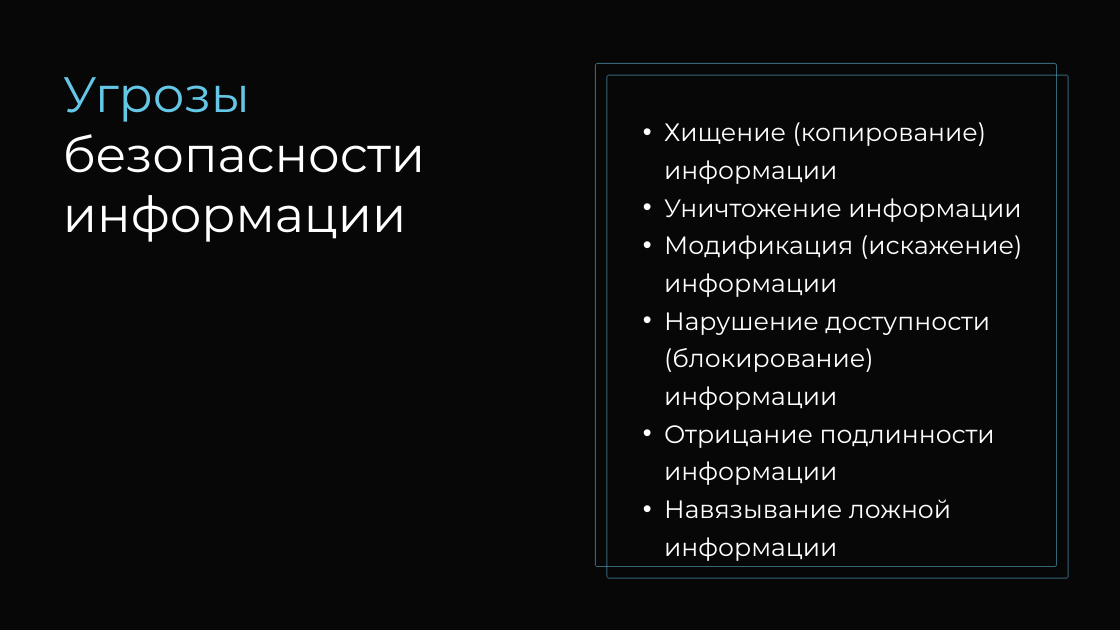
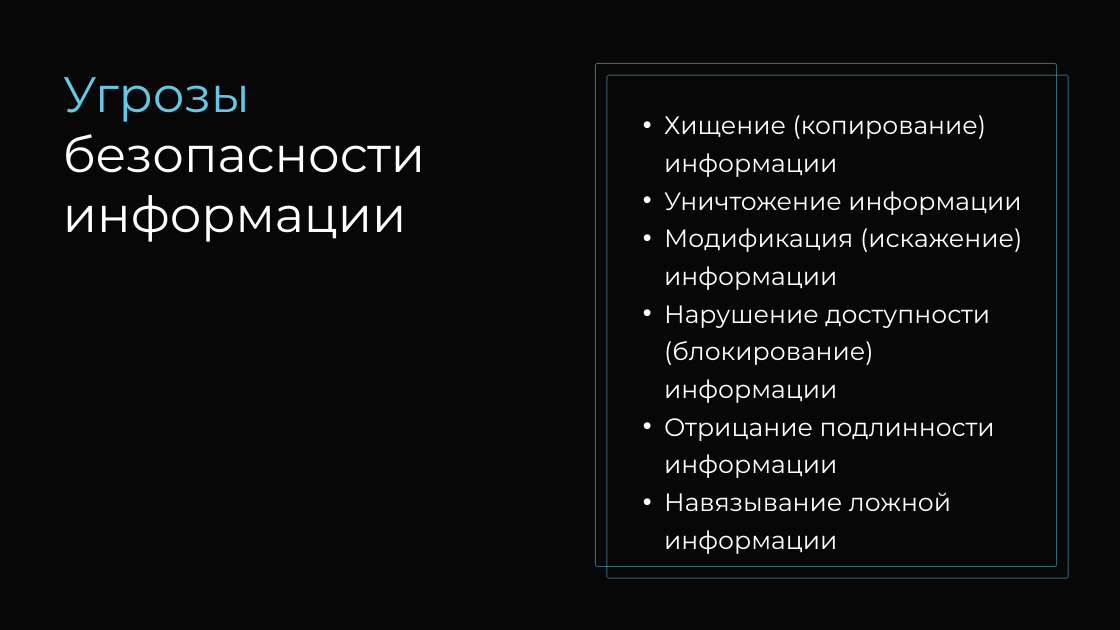
Before and after one commit to Yulia-P/Cryptography, a slide deck: slide 6 of Lab01/Lab01.pptx. Drawn at 1120x630 pixels with LibreOffice and Linux fonts; fonts in the diff are those of the drawing. Boxes give left, top, right and bottom in pixels: in the first picture for what was removed or moved away, otherwise in the second. Text is boxed around its words. In the diff, an @@ line names an element or a change of style, - is before the commit and + after.

```diff
--- a/Lab01/Lab01.pptx
+++ b/Lab01/Lab01.pptx
@@ text "Хищение (копирование) информации": place and size @@
-text "Хищение (копирование) информации" at box(664, 122, 1022, 561)
+text "Хищение (копирование) информации" at box(664, 115, 1022, 554)
```
Also in this commit, not shown: 3 other slides changed, 57 other files.
